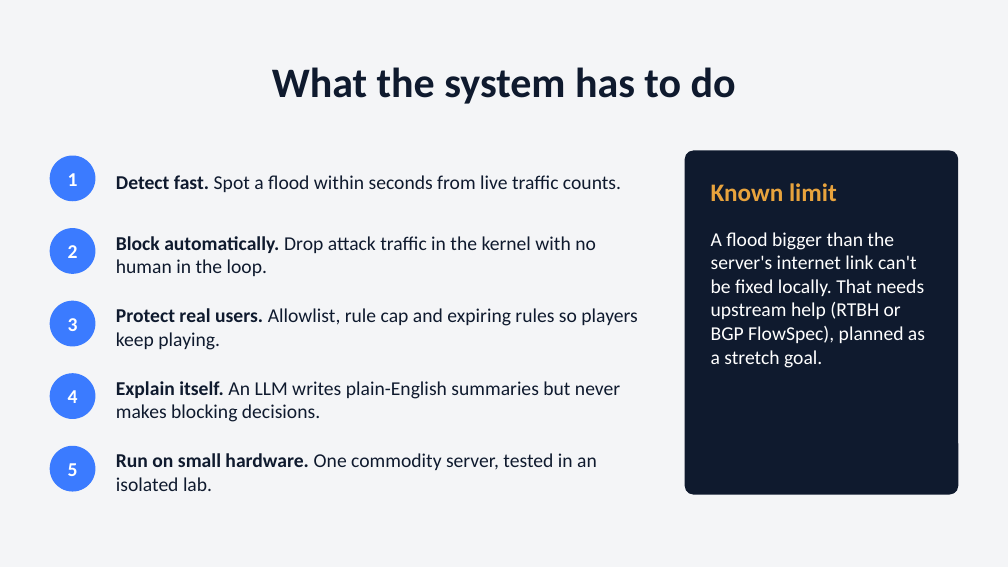
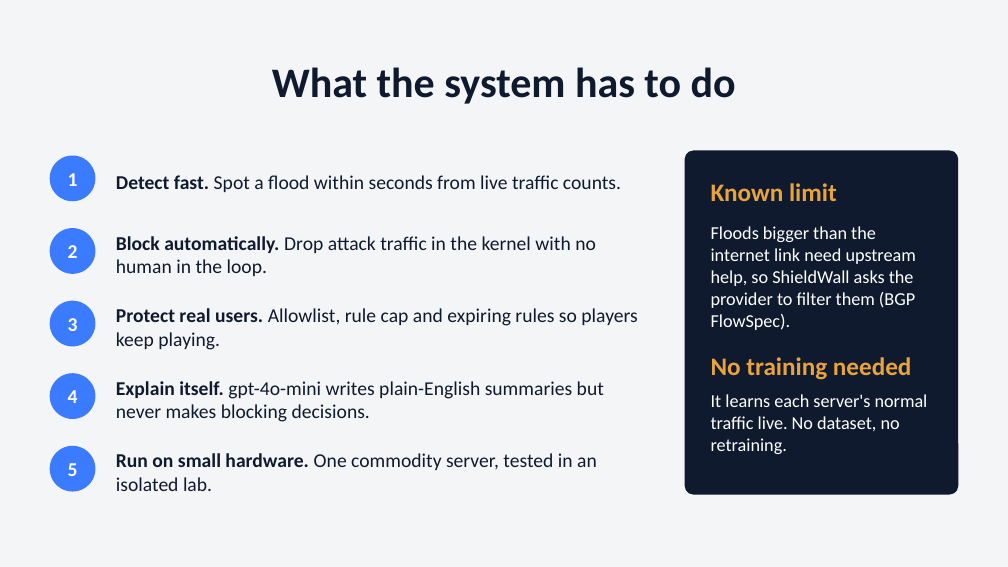
Before and after one commit to SushrithKbtech/shieldwall, a slide deck: slide 3 of docs/ShieldWall_presentation.pptx. Drawn at 1008x567 pixels with LibreOffice and Linux fonts; fonts in the diff are those of the drawing. Boxes give left, top, right and bottom in pixels: in the first picture for what was removed or moved away, otherwise in the second. Text is boxed around its words. In the diff, an @@ line names an element or a change of style, - is before the commit and + after.

Commit message:
Update presentation: team RSST, LLM evaluation results, gpt-4o-mini wording, PDF export

```diff
--- a/docs/ShieldWall_presentation.pptx
+++ b/docs/ShieldWall_presentation.pptx
@@ text at [711,226,928,454]: text changed; size 14 to 13 pt @@
-A flood bigger than the server's internet link can't be fixed locally. That needs upstream help (RTBH or BGP FlowSpec), planned as a stretch goal.
+Floods bigger than the internet link need upstream help, so ShieldWall asks the provider to filter them (BGP FlowSpec).
+No training needed
+It learns each server's normal traffic live. No dataset, no retraining.
@@ text at [116,381,604,422]: text changed @@
-Explain itself. An LLM writes plain-English summaries but never makes blocking decisions.
+Explain itself. gpt-4o-mini writes plain-English summaries but never makes blocking decisions.
```
Also in this commit, not shown: 5 other slides changed, 2 other files.
